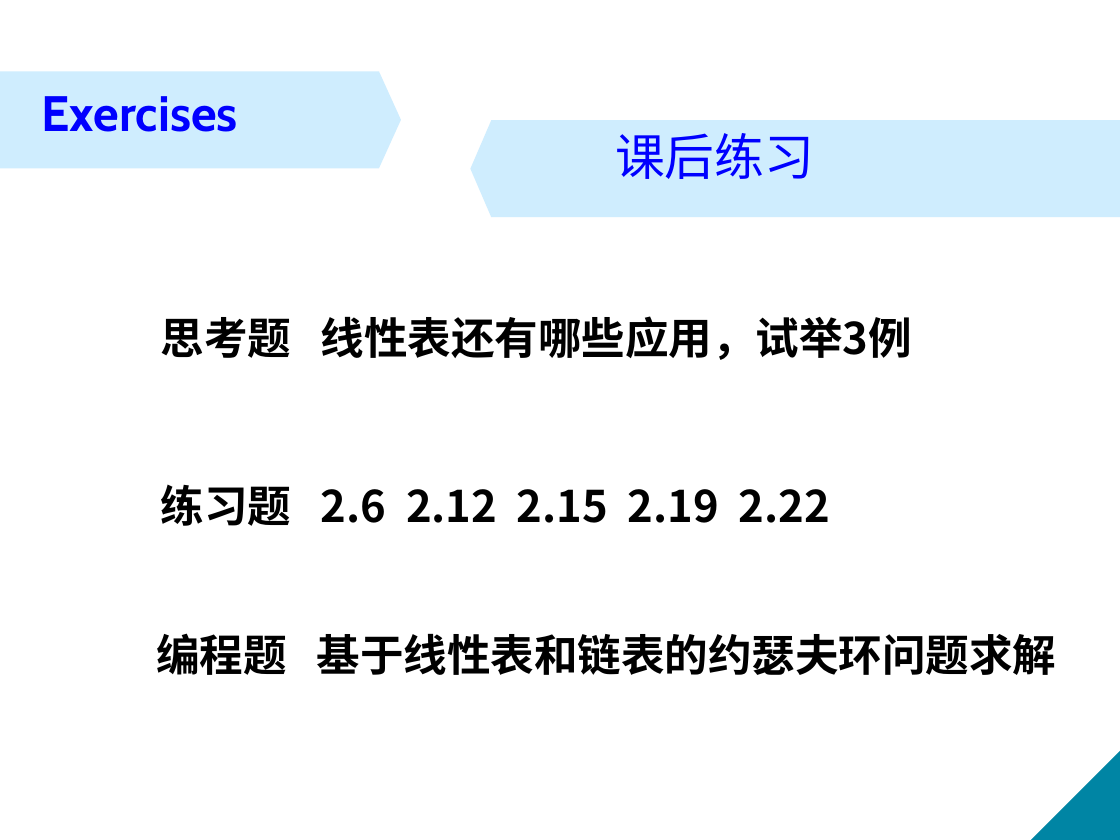
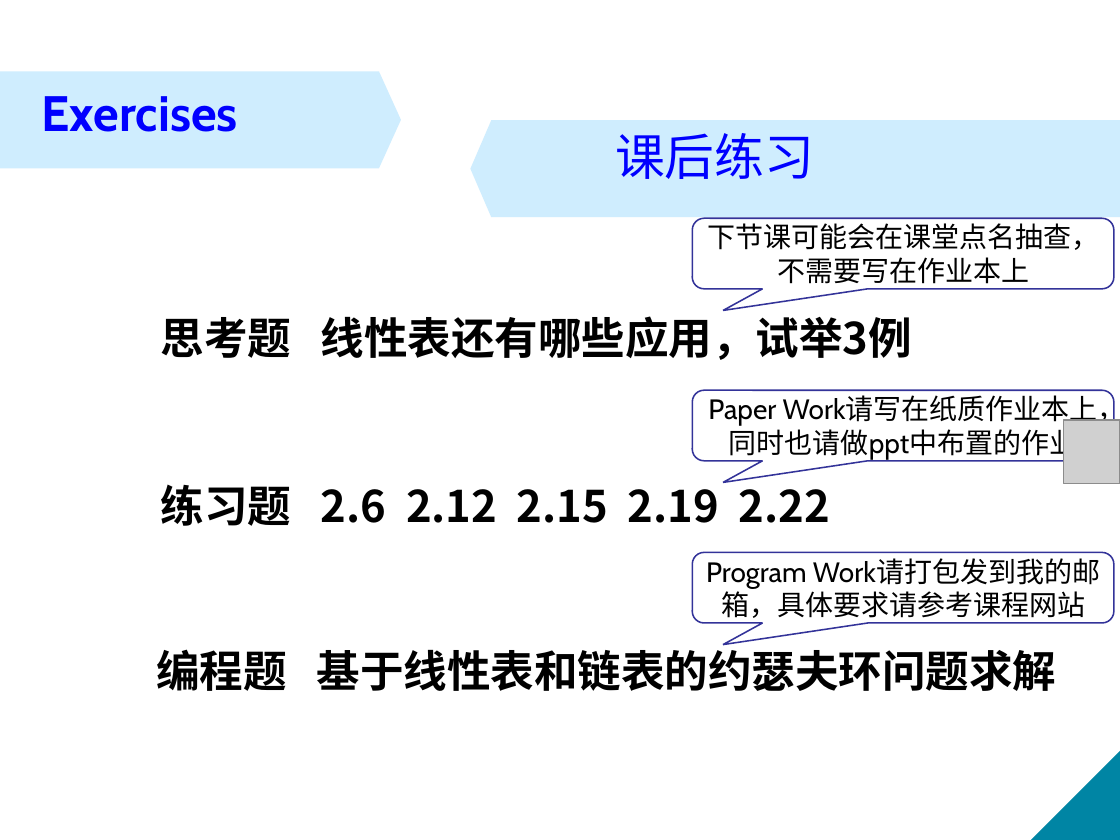
Before and after one commit to XinweiJiang/xinweijiang.github.io, a slide deck: slide 130 of course/ds-a/ds-a-ch2.pptx. Drawn at 1120x840 pixels with LibreOffice and Linux fonts; fonts in the diff are those of the drawing; grey boxes stand for pictures. Boxes give left, top, right and bottom in pixels: in the first picture for what was removed or moved away, otherwise in the second. Text is boxed around its words. In the diff, an @@ line names an element or a change of style, - is before the commit and + after.

```diff
--- a/course/ds-a/ds-a-ch2.pptx
+++ b/course/ds-a/ds-a-ch2.pptx
@@ rounded speech box added at (692, 218, 1113, 289), fill #FFFFFF, outline #333399 1 pt, 18 pt, text #000000 @@
+下节课可能会在课堂点名抽查，不需要写在作业本上
@@ rounded speech box added at (692, 390, 1113, 460), fill #FFFFFF, outline #333399 1 pt, 18 pt, text #000000 @@
+Paper Work请写在纸质作业本上，同时也请做ppt中布置的作业
@@ picture added at (1063, 420, 1120, 484) @@
@@ rounded speech box added at (692, 552, 1113, 623), fill #FFFFFF, outline #333399 1 pt, 18 pt, text #000000 @@
+Program Work请打包发到我的邮箱，具体要求请参考课程网站
@@ text "编程题 基于线性表和链表的约瑟夫环问题求解" rewrapped from (156, 633, 1056, 675) to (156, 643, 1056, 691) @@
```
Also in this commit, not shown: 1 other file.
